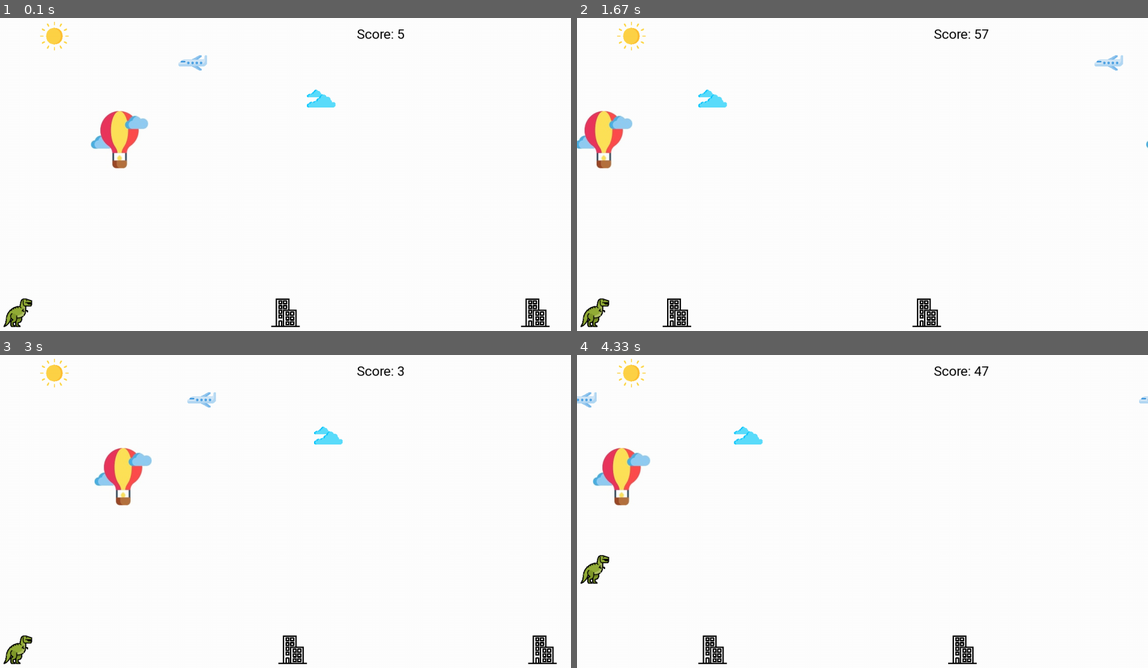
Above: before the commit, frames 1-4 (two rows, left to right).
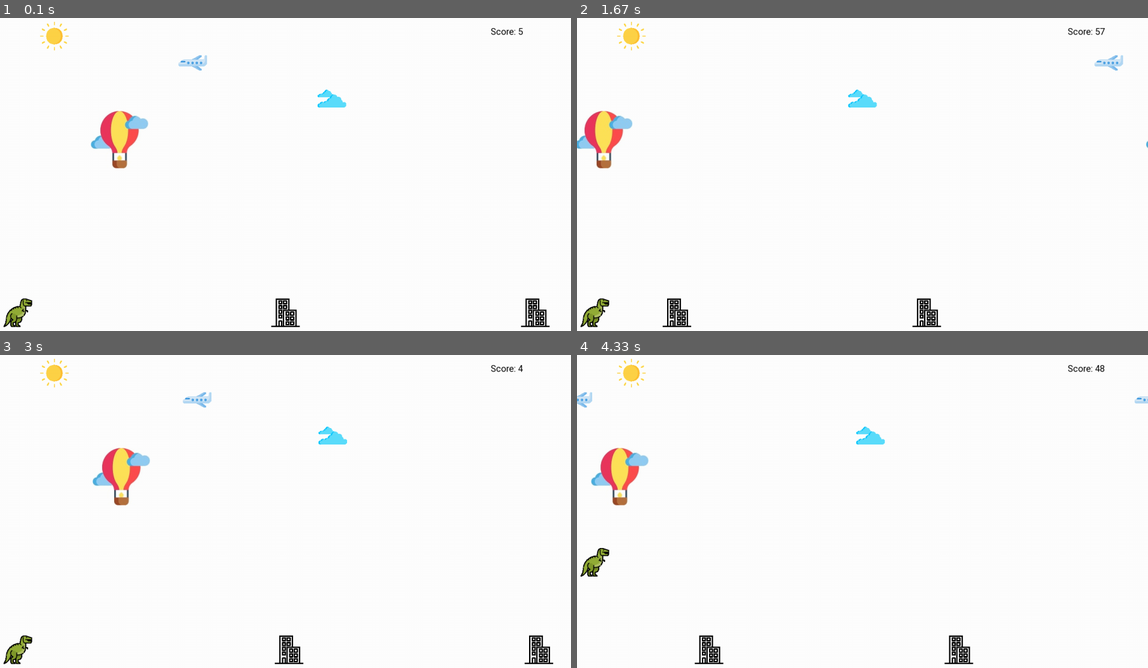
Above: after the commit, the same moments.

Repository: rishiqwerty/pygame-dino
Game: pygame game, started from main.py
The game is run twice, just before and just after one commit, with the same random seed, the same clock (stepped at 60 frames per second) and the same inputs.
Inputs:
- Up to frame 1 (0.1 s): no input
- Up to frame 2 (1.67 s): tap Space at 0.33, 0.73, 1.03, 1.23, 1.57 s
- Up to frame 3 (3 s): tap Space at 1.87, 2.07, 2.37 s; tap Enter at 2.9 s
- Up to frame 4 (4.33 s): tap Space at 3.3, 3.6, 3.73, 4.13 s

The runs differ from the first frame. In frame 1, 0.4% of the frame differs, in the area x 53-92%, y 3-29%; in frame 2, 0.6%; in frame 3, 1.3%; in frame 4, 2.0%, in the area x 0-100%, y 3-99%.

Commit message:
Made Code readable

Diff:
--- a/main.py
+++ b/main.py
@@ -1,34 +1,34 @@
-from os import SEEK_END
 import pygame
 from pygame.image import load
 from pygame.locals import *
-from pygame.constants import K_RETURN
 
+# Player class contains movement of dianosaur
 class Player:
-    def __init__(self, win):
-        self.win = win
+    def __init__(self, surface):
+        self.surface = surface
         self.image = pygame.image.load("res/tyrannosaurus.png").convert()
-        self.x = 8
-        self.y = 640
-        self.jump_x = 10
+        self.x_axis = 8
+        self.y_axis = 640
         self.jump_y = 10
         self.jump = False
     def draw(self):
-        self.win.blit(self.image, (self.x, self.y))
+        self.surface.blit(self.image, (self.x_axis, self.y_axis))
         self.sun = pygame.image.load("res/sun.png").convert()
-        self.win.blit(self.sun, (90, 20))
+        self.surface.blit(self.sun, (90, 20))
         pygame.display.update()
     def jump_player(self, userInput):
         if self.jump is False and userInput[pygame.K_SPACE]:
             self.jump = True
         if self.jump is True:
-            self.y -= self.jump_y*4
+            self.y_axis -= self.jump_y*4
             self.jump_y -= 1
             if self.jump_y < -10:
                 self.jump = False
                 self.jump_y = 10
         self.draw()
 
+
+# This class includes all the other elements of the game.
 class Obstacles:
     def __init__(self, win):
         self.win = win
@@ -36,57 +36,65 @@
         self.cloud = pygame.image.load("res/cloud.png").convert()
         self.plane = pygame.image.load("res/aeroplane.png").convert()
         self.balloon = pygame.image.load("res/balloon.jpg").convert()
-        self.i = 640
-        self.j = 1200
-        self.k = 720
-        self.l = 440
-        self.m = 220
+        self.obs_one_position = 640
+        self.obs_two_position = 1200
+        self.cloud_position = 720
+        self.plane_position = 440
+        self.balloon_position = 220
         self.width = 1280
         self.count = 0
 
     def obs_one(self):
-        self.win.blit(self.building, (self.i, 640))
-        self.win.blit(self.building, (self.width+self.i, 640))
-        if self.i == -self.width:
-            self.win.blit(self.building, (self.width+self.i, 640))
-            self.i = 0
+        self.win.blit(self.building, (self.obs_one_position, 640))
+        self.win.blit(self.building, (self.width+self.obs_one_position, 640))
+        if self.obs_one_position == -self.width:
+            self.win.blit(self.building, (self.width+self.obs_one_position, 640))
+            self.obs_one_position = 0
             self.count += 100
-        self.i -= 8
         self.count += 1
+        if self.count > 1000:
+            self.obs_one_position -= 16
+        else:
+            self.obs_one_position -= 8
+
+    def obs_two(self):
+        self.win.blit(self.building, (self.obs_two_position, 640))
+        self.win.blit(self.building, (self.width+self.obs_two_position, 640))
+        if self.obs_two_position == -self.width:
+            self.win.blit(self.building, (self.width+self.obs_two_position, 640))
+            self.obs_two_position = 0
+            self.count += 100
+        if self.count > 1000:
+            self.obs_two_position -= 16
+        else:
+            self.obs_two_position -= 8
+
+    def cloud_one(self):
+        self.win.blit(self.cloud, (self.cloud_position, 160))
+        self.win.blit(self.cloud, (self.width+self.cloud_position, 160))
+        if self.cloud_position == -self.width:
+            self.win.blit(self.cloud, (self.width+self.cloud_position, 160))
+            self.cloud_position = 0
+        self.cloud_position -= 2
+
+    def plane_one(self):
+        self.win.blit(self.plane, (self.plane_position, 80))
+        self.win.blit(self.plane, (self.width+self.plane_position, 80))
+        if self.plane_position == -self.width:
+            self.win.blit(self.plane, (self.width+self.plane_position, 80))
+            self.plane_position = 0
+        self.plane_position -= 10
+    def balloon_one(self):
+        self.win.blit(self.balloon, (self.balloon_position, 220))
+        self.win.blit(self.balloon, (self.width+self.balloon_position, 220))
+        if self.balloon_position == -self.width:
+            self.win.blit(self.balloon, (self.width+self.balloon_position, 220))
+            self.balloon_position = 0
+        self.balloon_position -= 4
 
 
-    def obs_two(self):
-        self.win.blit(self.building, (self.j, 640))
-        self.win.blit(self.building, (self.width+self.j, 640))
-        if self.j == -self.width:
-            self.win.blit(self.building, (self.width+self.j, 640))
-            self.j = 0
-            self.count += 100
-        self.j -= 8
-    def cloud_one(self):
-        self.win.blit(self.cloud, (self.k, 160))
-        self.win.blit(self.cloud, (self.width+self.k, 160))
-        if self.k == -self.width:
-            self.win.blit(self.cloud, (self.width+self.k, 160))
-            self.k = 0
-            self.count += 100
-        self.k -= 8
-    def plane_one(self):
-        self.win.blit(self.plane, (self.l, 80))
-        self.win.blit(self.plane, (self.width+self.l, 80))
-        if self.l == -self.width:
-            self.win.blit(self.plane, (self.width+self.l, 80))
-            self.l = 0
-        self.l -= 10
-    def balloon_one(self):
-        self.win.blit(self.balloon, (self.m, 220))
-        self.win.blit(self.balloon, (self.width+self.m, 220))
-        if self.m == -self.width:
-            self.win.blit(self.balloon, (self.width+self.m, 220))
-            self.m = 0
-        self.m -= 4
-        pygame.display.update()
 
+# This is the major class which controls the game
 class Game:
     def __init__(self):
         pygame.init()
@@ -101,18 +109,21 @@
         self.obstacles.balloon_one()
 
 
+    # For detecting collision of Tryanosaurus against obstacles
+    def collision(self, player_x, player_y, obs2_x, obs1_x):
+        if player_y == 640 and (abs(obs2_x) == 40 or obs2_x == -1232 or player_x == obs2_x):
+            return True
+        if player_y == 640 and (abs(obs1_x) == 40 or obs1_x == -1232 or player_x == obs1_x):
+            return True
 
-    def collision(self, x1, y1, x2, x3):
-        print(x3)
-        if y1 == 640 and (abs(x2)==40 or x2 == -1232 or x1 == x2):
-            return True
-        if y1 == 640 and (abs(x3) == 40 or x3 == -1232 or x1 == x3):
-            return True
+    # Dispkay score
     def display_score(self):
-        font = pygame.font.SysFont('Roboto',30)
+        font = pygame.font.SysFont('Roboto', 20)
         score = font.render(f"Score: {self.obstacles.count}", True, (0, 0, 0))
-        self.win.blit(score, (800,30))
+        self.win.blit(score, (1100, 30))
         pygame.display.update()
+
+    # Controls the Gameplay
     def game_play(self):
         self.obstacles.obs_one()
         self.obstacles.obs_two()
@@ -121,38 +132,47 @@
         self.obstacles.balloon_one()
         self.player.jump_player(self.userInput)
         self.display_score()
-        if self.collision(self.player.x, self.player.y, self.obstacles.j, self.obstacles.i):
+        if self.collision(self.player.x_axis, self.player.y_axis,
+                          self.obstacles.obs_two_position, self.obstacles.obs_one_position):
             raise "Game Over"
         pygame.display.update()
         pygame.time.delay(30)
+
+    # For Game Over message
     def show_game_over(self):
-        self.win.fill((255,255,255))
-        font = pygame.font.SysFont('Roboto',30)
-        line1 = font.render(f"Game is over! Your score is {self.obstacles.count}", True, (0, 0, 0))
-        self.win.blit(line1, (200,300))
-        line2 = font.render("To play again press Enter, To exit press Escape", True, (0, 0, 0))
-        self.win.blit(line2,(200, 350))
+        self.win.fill((255, 255, 255))
+        font = pygame.font.SysFont('Roboto', 25)
+        line1 = font.render(f"GAME OVER!", True, (0, 0, 0))
+        self.win.blit(line1, (540, 280))
+        line2 = font.render(f"Your score is {self.obstacles.count}", True, (0, 0, 0))
+        self.win.blit(line2, (530, 330))
+        line3 = font.render("To play again press Enter, To exit press ESc", True, (0, 0, 0))
+        self.win.blit(line3,(400, 380))
         pygame.display.update()
+
+    # To restart the game
     def game_reset(self):
         self.player = Player(self.win)
         self.obstacles = Obstacles(self.win)
+
     def run(self):
         run = True
         pause = False
+
         while run:
-
             self.win.fill((255, 255, 255))
             for event in pygame.event.get():
                 if event.type == pygame.QUIT:
                     run = False
 
-            # Movement
             self.userInput = pygame.key.get_pressed()
-            #Jump
+            # For restating the game
             if self.userInput[pygame.K_RETURN]:
                 pause = False
+            # For Quiting
             if self.userInput[pygame.K_ESCAPE]:
                 run = False
+            # Stopping game after Game over
             try:
                 if not pause:
                     self.game_play()
@@ -162,7 +182,6 @@
                 self.game_reset()
 
 
-
 if __name__ == '__main__':
     game = Game()
     game.run()
